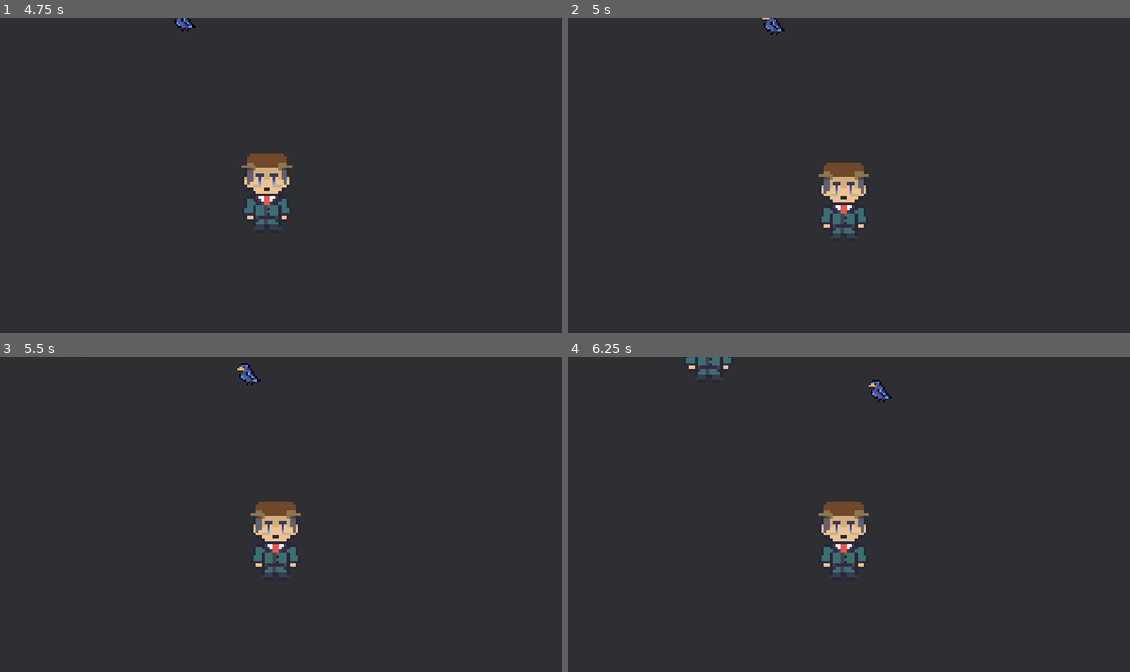
Above: before the commit, frames 1-4 (two rows, left to right).
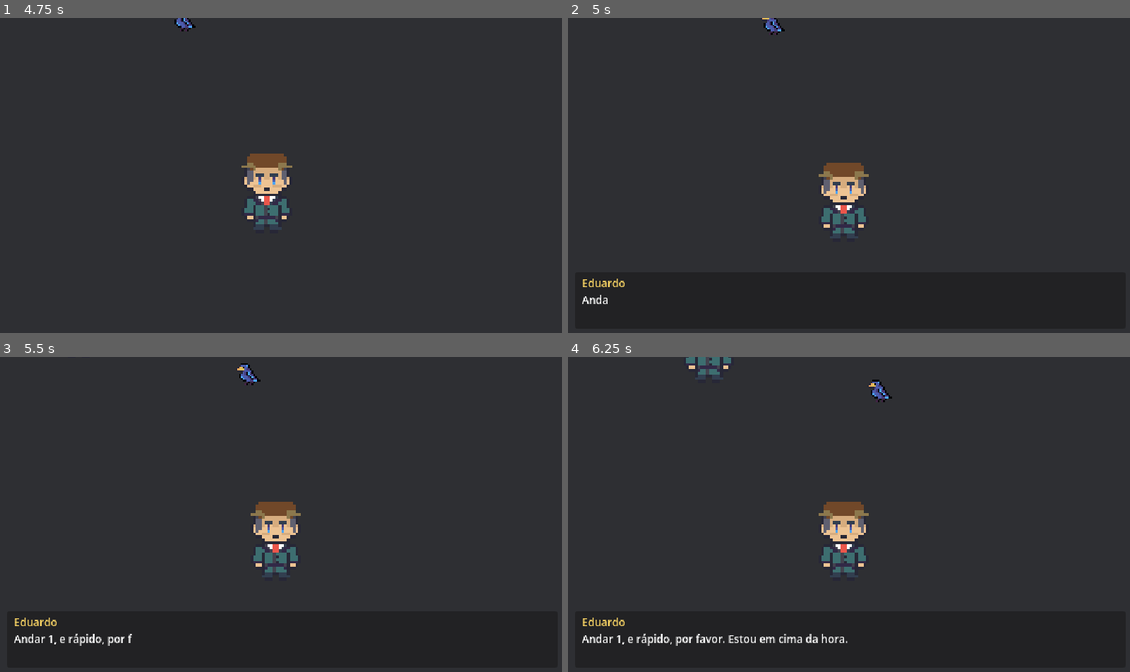
Above: after the commit, the same moments.

Repository: devrodofc/Elevator-Protocol
Game: Godot game, scene res://src/levels/reception.tscn
Two runs of this game, one before a commit and one after it. Both use one fixed random seed, a clock stepped at 60 frames per second and the inputs below.
Inputs:
- Up to frame 1 (4.75 s): tap Enter at 0.5 s; tap Space at 1.25 s
- Up to frame 2 (5 s): no input
- Up to frame 3 (5.5 s): no input
- Up to frame 4 (6.25 s): no input

Frame 1 is identical in both runs. In frame 2, 0.2% of the frame differs, in the area x 2-11%, y 82-91%; in frame 3, 0.4%; in frame 4, 0.7%, in the area x 2-50%, y 82-92%.

Commit message:
feat: visitantes com nome, andar e frase aleatórios
- PhraseSet + standard_phrases.tres (frases padrão com {name}/{floor})
- NameList + male_names.tres
- VisitorData.create_visit(): sorteia nome, andar permitido, andar pedido
  (chance de pedir andar errado -> negar) e fixa a frase da visita
- recepção usa o autoload Dialogue e create_visit() ao spawnar

Co-Authored-By: Claude Opus 5.5 <noreply@anthropic.com>

Diff:
--- a/src/levels/reception_manager.gd
+++ b/src/levels/reception_manager.gd
@@ -22,7 +22,7 @@
 @onready var exit_point: Marker2D = $VisitorExitPoint
 
 # Referências de UI
-@onready var dialogue_ui: Control = $UI_CanvasLayer/DialogueUI
+@onready var dialogue_ui: Node = Dialogue # autoload global (autoload/dialogue)
 @onready var elevator_panel: Control = $UI_CanvasLayer/ElevatorPanel
 @onready var shift_summary: Control = $UI_CanvasLayer/ShiftSummary
 
@@ -77,7 +77,7 @@
 		var new_visitor: Visitor = visitor_scene.instantiate() as Visitor
 		add_child(new_visitor)
 		new_visitor.global_position = spawn_point.global_position
-		new_visitor.setup(data)
+		new_visitor.setup(data.create_visit()) # nome, andar e frase sorteados por visita
 
 		line_visitors.append(new_visitor)
 
--- /dev/null
+++ b/src/npcs/resources/male_names.tres
@@ -0,0 +1,7 @@
+[gd_resource type="Resource" script_class="NameList" format=3]
+
+[ext_resource type="Script" path="res://src/npcs/resources/name_list.gd" id="1_names"]
+
+[resource]
+script = ExtResource("1_names")
+names = PackedStringArray("Carlos", "João", "Pedro", "Lucas", "Rafael", "Marcos", "Paulo", "André", "Bruno", "Felipe", "Gabriel", "Thiago", "Rodrigo", "Daniel", "Gustavo", "Eduardo", "Fernando", "Ricardo", "Roberto", "Sérgio", "Antônio", "José", "Luiz", "Márcio", "Renato", "Vinícius", "Leonardo", "Diego", "Fábio", "Henrique")
--- /dev/null
+++ b/src/npcs/resources/name_list.gd
@@ -0,0 +1,11 @@
+class_name NameList
+extends Resource
+## Lista de nomes sorteados para os visitantes.
+
+@export var names: PackedStringArray = []
+
+
+func pick() -> String:
+	if names.is_empty():
+		return "Visitante"
+	return names[randi() % names.size()]
--- /dev/null
+++ b/src/npcs/resources/phrase_set.gd
@@ -0,0 +1,17 @@
+class_name PhraseSet
+extends Resource
+## Conjunto de frases que os visitantes falam ao chegar no balcão.
+## Marcadores trocados automaticamente: {name} = nome do visitante, {floor} = andar pedido.
+
+## Usadas quando o visitante diz o andar (mentions_floor = true). Use {floor}.
+@export_multiline var floor_phrases: PackedStringArray = []
+## Usadas quando o visitante NÃO diz o andar (mentions_floor = false).
+@export_multiline var no_floor_phrases: PackedStringArray = []
+
+
+## Sorteia uma frase da lista adequada.
+func pick(with_floor: bool) -> String:
+	var list := floor_phrases if with_floor else no_floor_phrases
+	if list.is_empty():
+		return "..."
+	return list[randi() % list.size()]
--- /dev/null
+++ b/src/npcs/resources/standard_phrases.tres
@@ -0,0 +1,8 @@
+[gd_resource type="Resource" script_class="PhraseSet" format=3 uid="uid://snjhmjc250"]
+
+[ext_resource type="Script" uid="uid://osmck7io0ln" path="res://src/npcs/resources/phrase_set.gd" id="1_phrases"]
+
+[resource]
+script = ExtResource("1_phrases")
+floor_phrases = PackedStringArray("Olá, bom dia, gostaria de ir ao andar {floor}!!", "Bom dia. Andar {floor}, por favor.", "Olá, preciso subir para o andar {floor}.", "Tenho uma reunião no {floor}º andar.", "Oi! Vou para o {floor}º andar.", "Com licença, o andar {floor} está liberado?", "Sou {name}. Tenho horário marcado no andar {floor}.", "Me chamaram no andar {floor}.", "Andar {floor}, e rápido, por favor. Estou em cima da hora.")
+no_floor_phrases = PackedStringArray("Bom dia. Preciso subir.", "Oi. Pode liberar o elevador?", "Tenho uma reunião lá em cima.", "Sou {name}. Estão me esperando.", "Com licença... preciso passar.", "Vim para uma entrevista.")
--- a/src/npcs/resources/visitor_data.gd
+++ b/src/npcs/resources/visitor_data.gd
@@ -1,30 +1,95 @@
 class_name VisitorData
 extends Resource
 
+## Valor de correct_floor que significa "Negar acesso".
+const DENY := -1
+## Andares que existem no prédio.
+const BUILDING_FLOORS: Array[int] = [1, 2, 3]
+## Frases usadas por todos os visitantes que não têm fala própria.
+const STANDARD_PHRASES: PhraseSet = preload("res://src/npcs/resources/standard_phrases.tres")
+## Nomes sorteados quando random_name está ligado.
+const MALE_NAMES: NameList = preload("res://src/npcs/resources/male_names.tres")
+
 @export var id: String = "001"
 @export var visitor_name: String = "Visitante"
-@export_multiline var dialogue_prefix: String = "Olá, gostaria de subir para o andar"
+## Fala própria (opcional). Vazio = sorteia uma frase padrão.
+## Aceita os marcadores {name} e {floor}.
+@export_multiline var custom_dialogue: String = ""
+## Conjunto de frases deste visitante (opcional). Vazio = standard_phrases.tres.
+@export var phrase_set: PhraseSet
 
-## Se verdadeiro, concatena o requested_floor ao final da fala. Se falso, usa apenas dialogue_prefix.
+## Se verdadeiro, a frase padrão sorteada menciona o andar pedido.
 @export var mentions_floor: bool = true
 @export var requested_floor: int = 1
 
-@export var correct_floor: int = 1   # Ex: 1, 2, 3 ou -1 para Negar Acesso
+@export var correct_floor: int = 1   # Ex: 1, 2, 3 ou DENY (-1) para Negar Acesso
 @export var animation_scene: PackedScene
 @export var is_anomaly: bool = false
 
 ## Lista de categorias/atributos: "funcionario", "visitante", "entregador", "diretoria", etc.
 @export var tags: Array[String] = []
 
+@export_group("Aleatório")
+## Sorteia um nome a cada visita (ignora visitor_name).
+@export var random_name: bool = true
+## Lista de nomes deste visitante (opcional). Vazio = male_names.tres.
+@export var name_list: NameList
+## Sorteia o andar pedido a cada visita e calcula o correct_floor sozinho
+## (ignora requested_floor e correct_floor).
+@export var random_floor: bool = true
+## Sorteia, a cada visita, o único andar onde o visitante pode ir (ignora allowed_floors).
+@export var random_allowed_floor: bool = true
+## Andares onde este visitante PODE ir. Se pedir outro, o certo é negar acesso.
+@export var allowed_floors: Array[int] = [1, 2, 3]
+## Chance (0 a 1) de o visitante pedir um andar fora de allowed_floors.
+@export_range(0.0, 1.0, 0.05) var wrong_floor_chance: float = 0.3
 
-## Retorna a fala completa montada
+
+## Cria uma cópia desta visita com nome, andar e frase sorteados.
+## Use ao spawnar: o mesmo .tres pode aparecer várias vezes com dados diferentes.
+func create_visit() -> VisitorData:
+	var visit: VisitorData = duplicate()
+
+	if random_name:
+		visit.visitor_name = (name_list if name_list else MALE_NAMES).pick()
+
+	if random_allowed_floor:
+		var allowed: Array[int] = [BUILDING_FLOORS.pick_random()]
+		visit.allowed_floors = allowed
+
+	if random_floor:
+		var forbidden: Array[int] = []
+		for f in BUILDING_FLOORS:
+			if f not in visit.allowed_floors:
+				forbidden.append(f)
+		var wants_wrong_floor := not forbidden.is_empty() and randf() < wrong_floor_chance
+		if wants_wrong_floor or visit.allowed_floors.is_empty():
+			visit.requested_floor = forbidden.pick_random() if not forbidden.is_empty() else BUILDING_FLOORS.pick_random()
+			visit.correct_floor = DENY
+		else:
+			visit.requested_floor = visit.allowed_floors.pick_random()
+			visit.correct_floor = visit.requested_floor
+
+	# Fixa a frase sorteada para ela não mudar durante a visita.
+	if visit.custom_dialogue.strip_edges().is_empty():
+		visit.custom_dialogue = (phrase_set if phrase_set else STANDARD_PHRASES).pick(mentions_floor)
+
+	return visit
+
+
+## Verdadeiro se o visitante pediu um andar onde não pode ir.
+func is_wrong_floor_request() -> bool:
+	return correct_floor == DENY
+
+
+## Retorna a fala completa: a fala própria ou uma frase padrão sorteada,
+## com {name} e {floor} preenchidos.
 func get_full_dialogue() -> String:
-	var clean_text: String = dialogue_prefix.strip_edges()
-
-	if mentions_floor:
-		return "%s %d." % [clean_text, requested_floor]
-
-	return clean_text
+	var template: String = custom_dialogue.strip_edges()
+	if template.is_empty():
+		var phrases: PhraseSet = phrase_set if phrase_set else STANDARD_PHRASES
+		template = phrases.pick(mentions_floor)
+	return template.format({"name": visitor_name, "floor": requested_floor})
 
 
 ## Verifica se o visitante possui uma tag específica (ignora maiúsculas/minúsculas)
Not shown, added: src/npcs/resources/name_list.gd.uid
Not shown, added: src/npcs/resources/phrase_set.gd.uid
